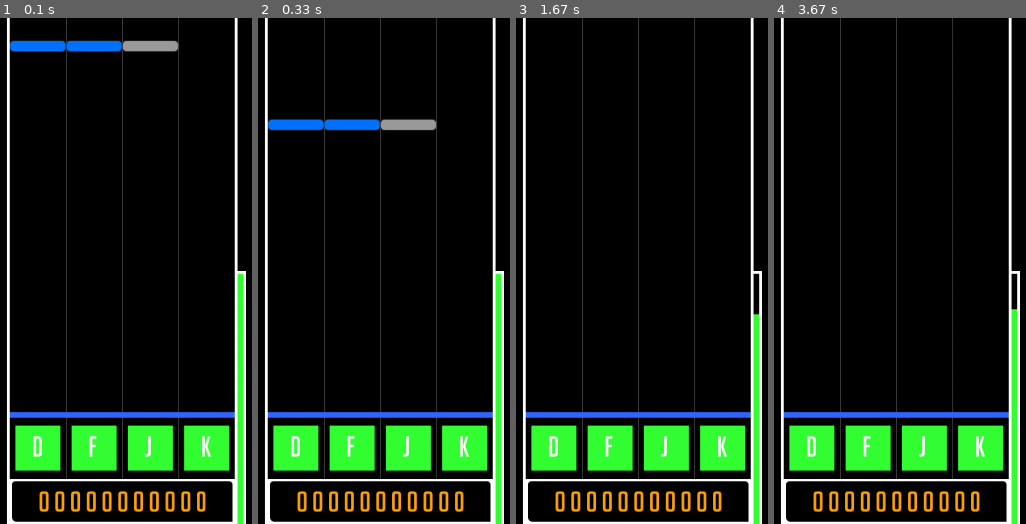
Above: before the commit, frames 1-4 (left to right).
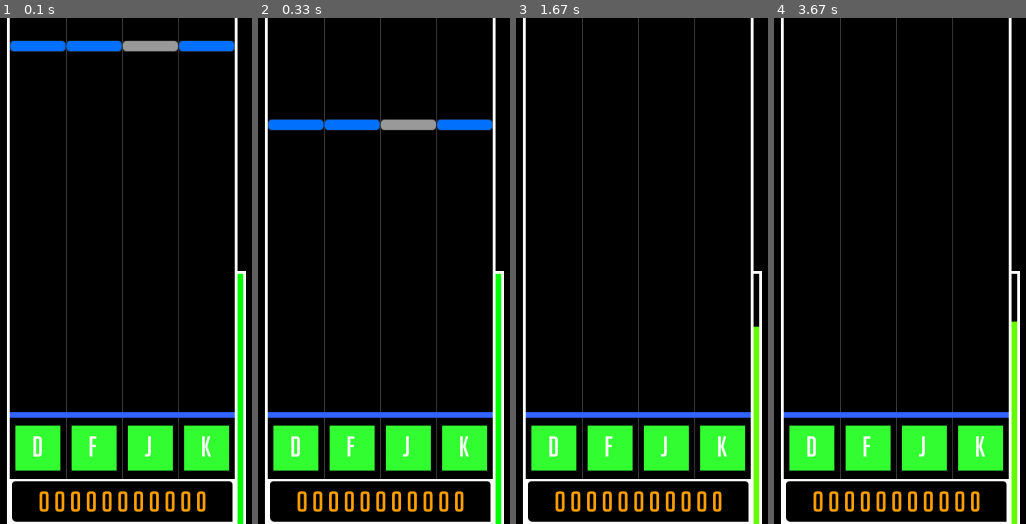
Above: after the commit, the same moments.

Repository: DeltaFrog1407/DELTABEAT
Game: pygame game, started from import pygame.py
Two runs of this game, one before a commit and one after it. Both use one fixed random seed, a clock stepped at 60 frames per second and the inputs below.
Inputs:
- Up to frame 1 (0.1 s): no input
- Up to frame 2 (0.33 s): no input
- Up to frame 3 (1.67 s): tap D at 0.33 s
- Up to frame 4 (3.67 s): no input

The runs differ from the first frame. In frame 1, 1.5% of the frame differs, in the area x 70-97%, y 4-100%; in frame 2, 1.5%; in frame 3, 0.8%; in frame 4, 0.9%.

Commit message:
리듬게임 만들기 5
이번엔 hp에 따른 표시기 색깔을 변경하였습니다.

Diff:
--- a/import pygame.py
+++ b/import pygame.py
@@ -61,6 +61,7 @@
         self.score = 0
         self.hp = 100
         self.combo = 0
+        self.damage = 5
 
         self.notes_0 = [] # 라인 별 노트 저장 리스트
         self.notes_1 = []
@@ -75,13 +76,14 @@
         self.notes_0.append(Note(0, 10))
         self.notes_1.append(Note(1, 10))
         self.notes_2.append(Note(2, 10))
+        self.notes_3.append(Note(3, 10))
 
 
     def note_decesion(self, note_ypos, line): # 노트 판정
         self.gap = abs(note_ypos - line) # 노트와 판정선의 차잇값의 절댓값
         if self.gap >= 120: # fail
             self.score += 0
-            self.hp -= 5
+            self.hp -= self.damage
             if self.combo > 0:
                 self.combo = 0
         elif self.gap < 120 and self.gap >= 80: # normal
@@ -123,6 +125,8 @@
                 self.hp -= 5
                 if self.combo > 0:
                     self.combo = 0
+        if self.hp > 100:
+            self.hp = 100
 
     def draw_text(self, screen, text, font, x, y, main_color): # 텍스트 입력용 함수
         text_obj = font.render(text, True, main_color)
@@ -171,6 +175,17 @@
             note.draw(screen)
         # HP 바 그리기
         self.hp_length = FRAME_HEIGHT/2
+        self.hp_half = self.hp - 50
+        self.hp_color = (0, 0, 0)
+        self.blue = 0
+        self.red = 0
+        if self.hp <= 100 and self.hp >= 50: # 체력 상태에 따른 색 코드 변경하기
+            self.blue = 255
+            self.red = int(255 - 255*self.hp_half/50)
+        elif self.hp < 50 and self.hp >= 0:
+            self.blue = int(255 - 255*(1 - self.hp/50))
+            self.red = 255
+        self.hp_color = (self.red, self.blue, 0)
         if self.hp > 0: # 체력 바에 역동감을 주기 위한 효과 넣기
             a = random.choice([-1, 1])
             if self.hp == 100:
@@ -179,9 +194,12 @@
                 self.hp_visual = self.hp + a
             elif self.hp_visual <= 0:
                 self.hp_visual = 0
-            pygame.draw.rect(screen, LEAF_GREEN, # 색깔
-            [FRAME_X + FRAME_WIDTH + LINE_WIDTH, (FRAME_HEIGHT / 2 + LINE_WIDTH)+(FRAME_HEIGHT / 2)*(1 - self.hp_visual/100), # 시작 위치
-            LINE_WIDTH * 2, (FRAME_HEIGHT / 2)*(self.hp_visual/100)]) # 폭과 높이
+        #hp바 그리기
+        pygame.draw.rect(screen, self.hp_color, # 색깔
+        [FRAME_X + FRAME_WIDTH + LINE_WIDTH, (FRAME_HEIGHT / 2 + LINE_WIDTH)+(FRAME_HEIGHT / 2)*(1 - self.hp_visual/100), # 시작 위치
+        LINE_WIDTH * 2, (FRAME_HEIGHT / 2)*(self.hp_visual/100)]) # 폭과 높이
+
+
 
         #스코어보드 밑바탕
         screen.blit(self.scoreboard, [FRAME_X, FRAME_HEIGHT * 7/9 + 40 +FRAME_WIDTH/4 - KEY_SPACE*2])
